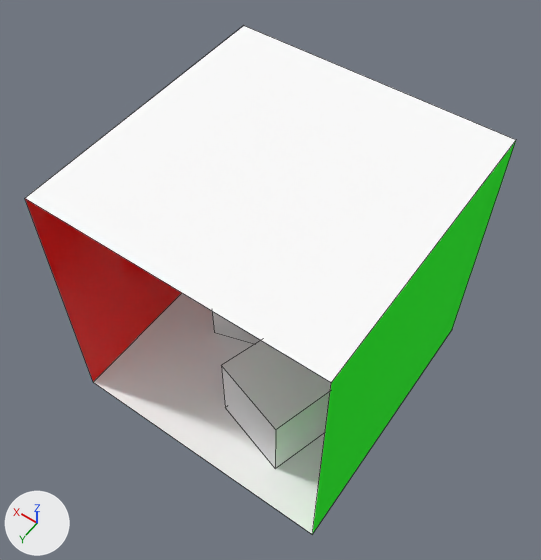
Before and after pictures for a commit that changed the OBJ model assets/cornell_box.obj.
Rendered twice from a camera (50 mm lens) standing at (-218.0, 437.0, 1376.0) and looking at (285.0, -267.0, 269.0). Arrows for +X, +Y and +Z are at lower left; the lights stay in place. Mesh edges are drawn as thin lines. Where no turn or scale is listed for an object, it has been applied to the vertices. Vertices at the same position are counted once.

Before the edit, the objects in view are built like this:
```python
ob_ceiling = bpy.data.objects.new('ceiling', me_ceiling)
ob_ceiling.location = (0.0, 0.0, 0.0)
ob_floor = bpy.data.objects.new('floor', me_floor)
ob_floor.location = (0.0, 0.0, 0.0)
ob_green_wall = bpy.data.objects.new('green_wall', me_green_wall)
ob_green_wall.location = (0.0, 0.0, 0.0)
ob_red_wall = bpy.data.objects.new('red_wall', me_red_wall)
ob_red_wall.location = (0.0, 0.0, 0.0)
ob_short_block = bpy.data.objects.new('short_block', me_short_block)
ob_short_block.location = (0.0, 0.0, 0.0)
ob_tall_block = bpy.data.objects.new('tall_block', me_tall_block)
ob_tall_block.location = (0.0, 0.0, 0.0)
# me_ceiling
# before: 0 (556.0, 0.0, 549.0) at pixel (24, 198), 1 (556.0, -559.0, 549.0) at pixel (243, 25), 2 (0.0, -559.0, 549.0) at pixel (516, 139), 3 (0.0, 0.0, 549.0) at pixel (331, 382)
# me_floor
# before: 0 (553.0, 0.0, 0.0) at pixel (93, 382), 1 (0.0, 0.0, 0.0) at pixel (312, 534), 2 (0.0, -559.0, 0.0) at pixel (452, 329), 3 (550.0, -559.0, 0.0)
```
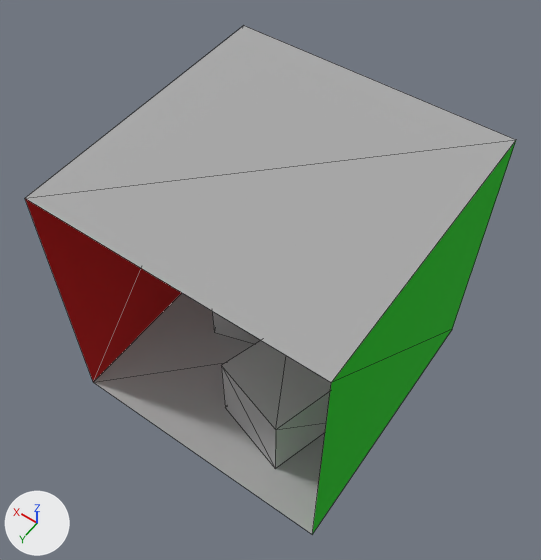
What differs and where, as boxes [x1, y1, x2, y2] in the pictures (541 x 560 px):
'green_wall', recoloured
    both: [312, 141, 516, 534]
'red_wall', recoloured
    both: [25, 199, 182, 382]
part 1 of me_ceiling, built on
    both: [25, 26, 516, 382]
part 2 of me_floor, built on
    both: [94, 293, 325, 534]
part 3 of me_short_block, built on
    both: [221, 340, 331, 468]
part 4 of me_tall_block, built on
    both: [212, 311, 261, 344]

What the commit changed:
Material 'green' (mat_green) changes colour from green #00ff00 to green #00bc00; in linear values from (0.0, 1.0, 0.0) to (0.0, 0.5, 0.0).
Material 'red' (mat_red) changes colour from red #ff0000 to red #bc0000; in linear values from (1.0, 0.0, 0.0) to (0.5, 0.0, 0.0).
Material 'tall_box' (mat_tall_box) is new.
Its base color is (0.5, 0.5, 0.5) (grey #bcbcbc).
Its roughness is 1.0.
Material 'short_box' (mat_short_box) is new.
Its base color is (0.5, 0.5, 0.5) (grey #bcbcbc).
Its roughness is 1.0.
Material 'floor' (mat_floor) is new.
Its base color is (0.4, 0.4, 0.4) (grey #aaaaaa).
Its roughness is 1.0.
Material 'ceiling' (mat_ceiling) is new.
Its base color is (0.4, 0.4, 0.4) (grey #aaaaaa).
Its roughness is 1.0.
me_ceiling has 4 vertices, 1 face and spans x 0.0..556.0, y -559.0..0.0, z 549.0.
me_ceiling is used by ob_ceiling; location (0.0, 0.0, 0.0).
Verts and faces of me_ceiling; kept vertices keep their numbers, new ones are numbered from 4.
me_ceiling no longer uses material mat_white (white #ffffff).
Part 1, on me_ceiling:
Faces deleted: (0, 1, 2, 3).
New faces: (0, 1, 2), (0, 2, 3).
me_ceiling now uses material mat_ceiling (grey #aaaaaa).
me_floor has 12 vertices, 3 faces and spans x 0.0..553.0, y -559.0..0.0, z 0.0.
me_floor is used by ob_floor; location (0.0, 0.0, 0.0).
Verts and faces of me_floor; kept vertices keep their numbers, new ones are numbered from 12.
me_floor no longer uses material mat_white (white #ffffff).
Part 2, on me_floor:
Faces deleted: (0, 1, 2, 3).
New faces: (0, 1, 2), (0, 2, 3).
me_floor now uses material mat_floor (grey #aaaaaa).
me_short_block is used by ob_short_block; location (0.0, 0.0, 0.0).
me_short_block had 8 vertices, 5 faces and spanned x 82.0..290.0, y -272.0..-65.0, z 0.0..165.0.
me_short_block no longer uses material mat_white (white #ffffff).
me_short_block now has 8 vertices, 10 faces and spans x 82.0..290.0, y -272.0..-65.0, z 0.0..165.0.
Part 3, on me_short_block:
5 faces are deleted.
10 new faces join them.
me_short_block now uses material mat_short_box (grey #bcbcbc).
me_tall_block is used by ob_tall_block; location (0.0, 0.0, 0.0).
me_tall_block had 8 vertices, 5 faces and spanned x 265.0..472.0, y -456.0..-247.0, z 0.0..330.0.
me_tall_block no longer uses material mat_white (white #ffffff).
me_tall_block now has 8 vertices, 10 faces and spans x 265.0..472.0, y -456.0..-247.0, z 0.0..330.0.
Part 4, on me_tall_block:
5 faces are deleted.
10 new faces join them.
me_tall_block now uses material mat_tall_box (grey #bcbcbc).
